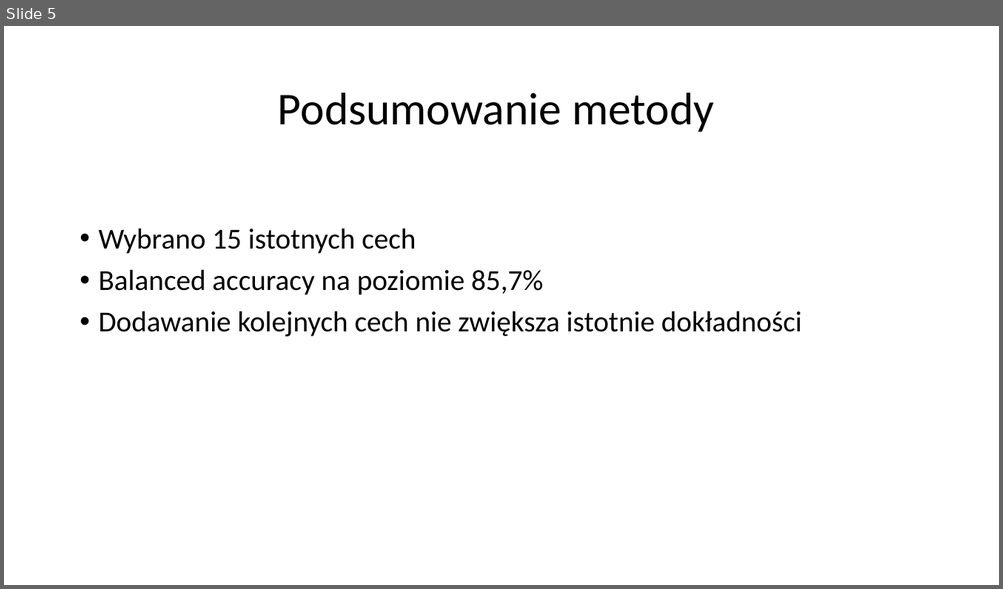
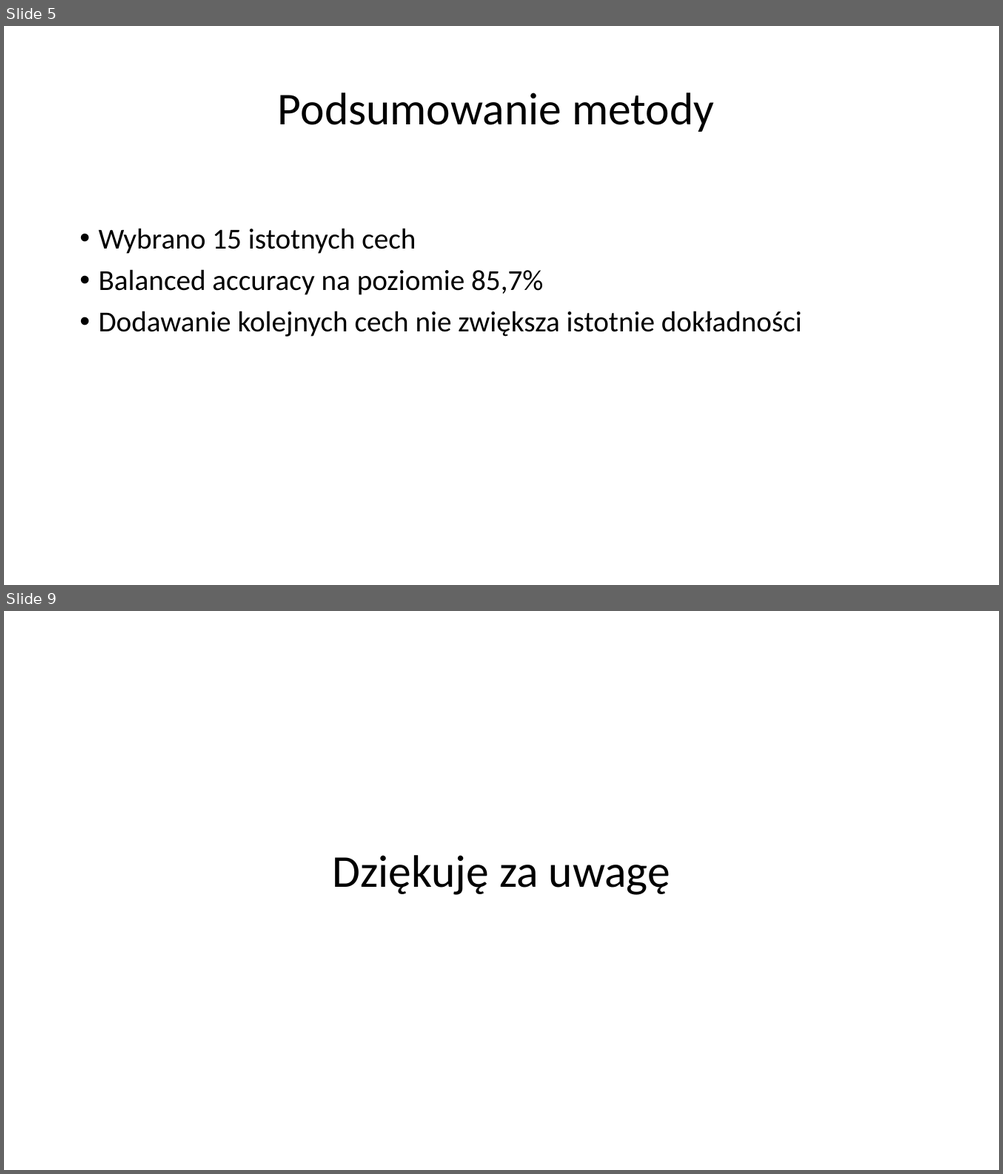
Before and after one commit to piotr-ole/Machine-Learning, a slide deck: FeatureSelection/presentation/Presentation.pptx. Shown one above the other, each under a label of ours: slide 5 before the commit, slides 5 and 9 after it; the slides between them are not shown. The pictures are 1003x589 and 1003x1174 pixels, drawn with LibreOffice and Linux fonts; fonts in the diff are those of the drawing. Boxes give left, top, right and bottom in pixels: in the first picture for what was removed or moved away, otherwise in the second. Text is boxed around its words. In the diff, an @@ line names an element or a change of style, - is before the commit and + after.

```diff
--- a/FeatureSelection/presentation/Presentation.pptx
+++ b/FeatureSelection/presentation/Presentation.pptx
@@ slide 9 added at box(4, 611, 999, 1170), background #FFFFFF @@
@@ title added at box(332, 855, 670, 895), 44 pt, text #000000 @@
+Dziękuję za uwagę
```
Also in this commit, not shown: 2 slides changed, 4 other slides added, 2 slides removed, 14 other files.
